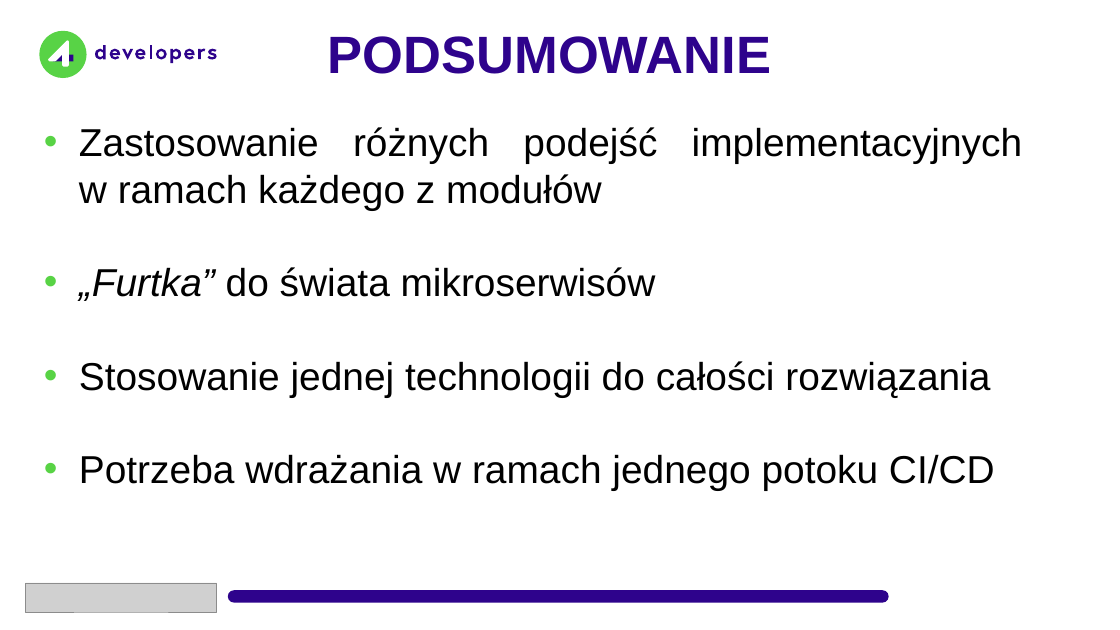
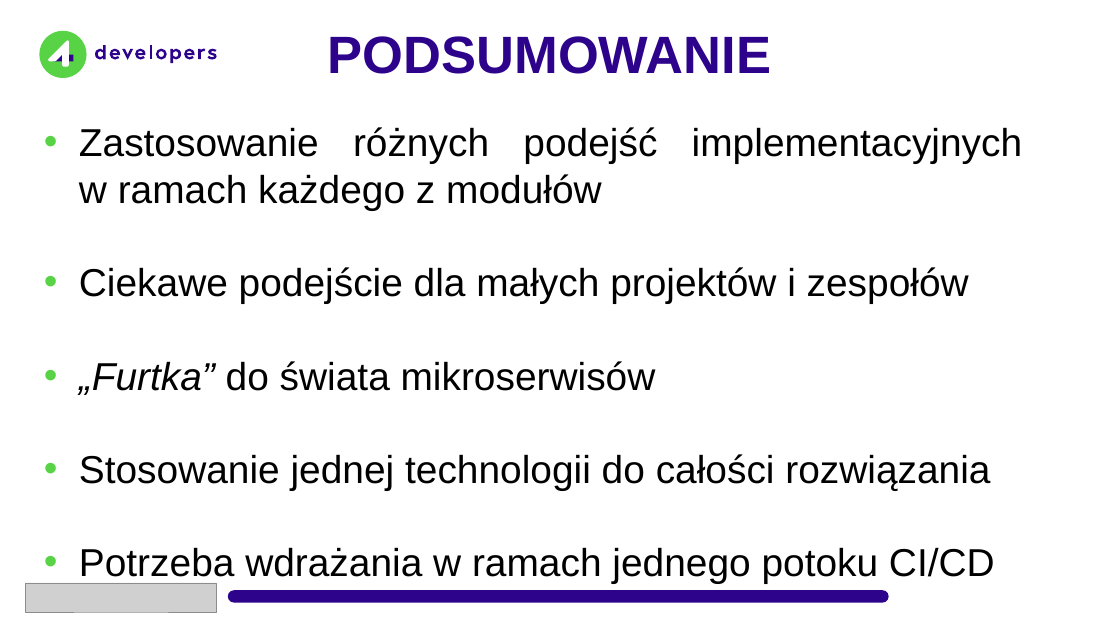
Before and after one commit to kamil-wysocki/4dev2024, a slide deck: slide 12 of 4Developers 2024.pptx. Drawn at 1120x630 pixels with LibreOffice and Linux fonts; fonts in the diff are those of the drawing; grey boxes stand for pictures; background and template pictures are left out. Boxes give left, top, right and bottom in pixels: in the first picture for what was removed or moved away, otherwise in the second. Text is boxed around its words. In the diff, an @@ line names an element or a change of style, - is before the commit and + after.

```diff
--- a/4Developers 2024.pptx
+++ b/4Developers 2024.pptx
@@ text at [79,267,969,304]: paragraph added @@
+• Ciekawe podejście dla małych projektów i zespołów
```
Also in this commit, not shown: 4 other slides changed.
